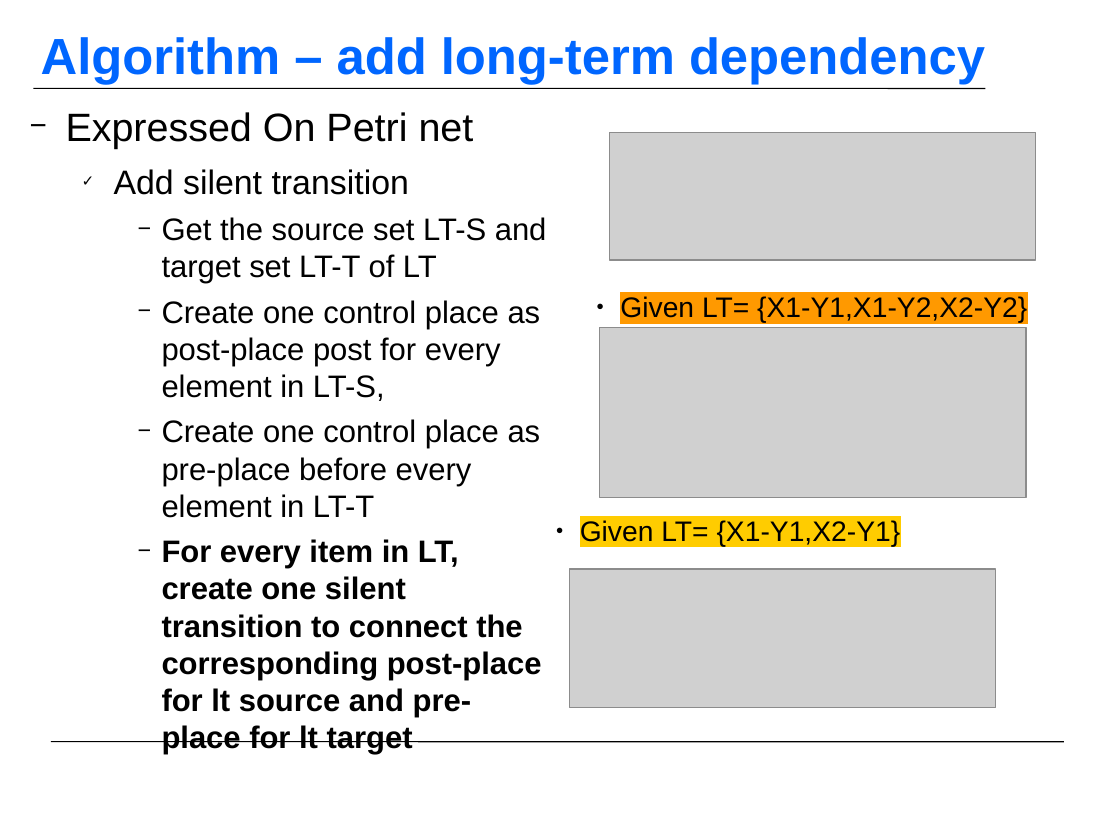
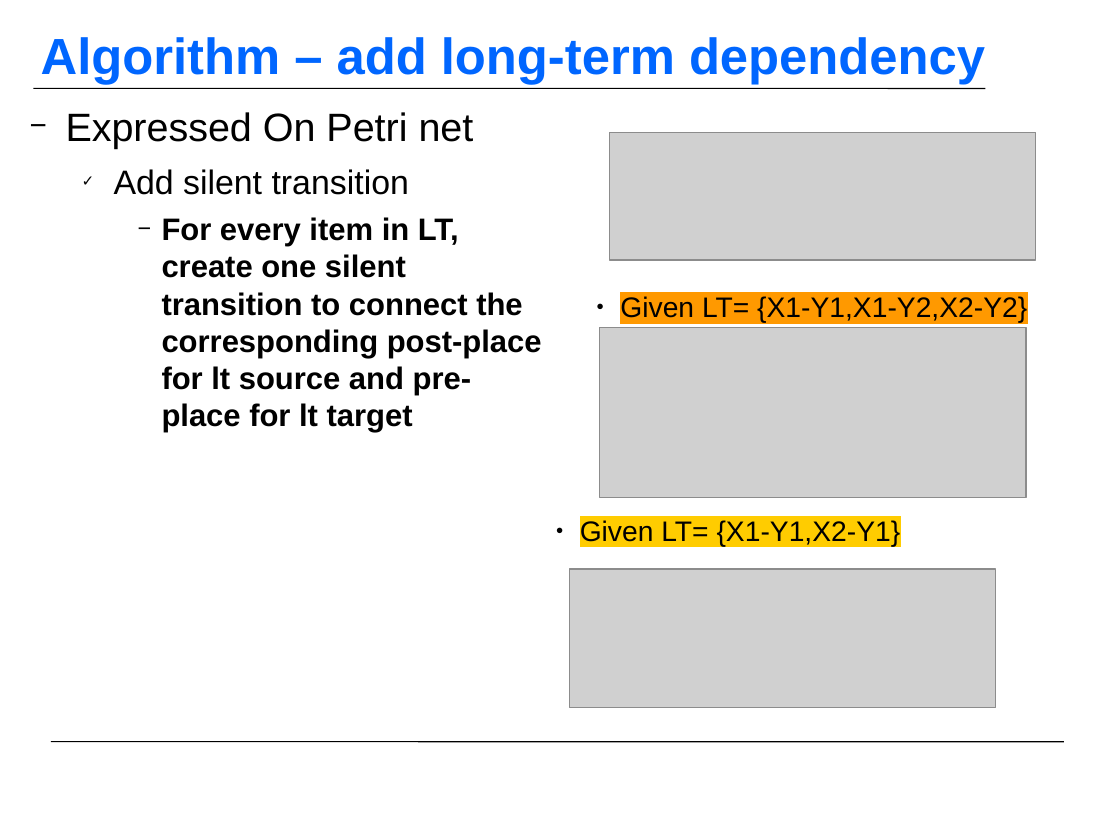
Before and after one commit to KFDing/masterthesis, a slide deck: slide 20 of official_report/representations/MasterThesis_Report_Final_03.odp (slide 32 before the commit). Drawn at 1120x840 pixels with LibreOffice and Linux fonts; fonts in the diff are those of the drawing; grey boxes stand for pictures; background and template pictures are left out. Boxes give left, top, right and bottom in pixels: in the first picture for what was removed or moved away, otherwise in the second. Text is boxed around its words. In the diff, an @@ line names an element or a change of style, - is before the commit and + after.

```diff
--- a/official_report/representations/MasterThesis_Report_Final_03.odp
+++ b/official_report/representations/MasterThesis_Report_Final_03.odp
@@ text at box(162, 217, 547, 518): paragraphs removed @@
-      − Get the source set LT-S and target set LT-T of LT
-      − Create one control place as post-place post for every element in LT-S,
-      − Create one control place as pre-place before every element in LT-T
```
Also in this commit, not shown: 11 other slides changed, 6 slides added, 9 slides removed, 12 other files.
